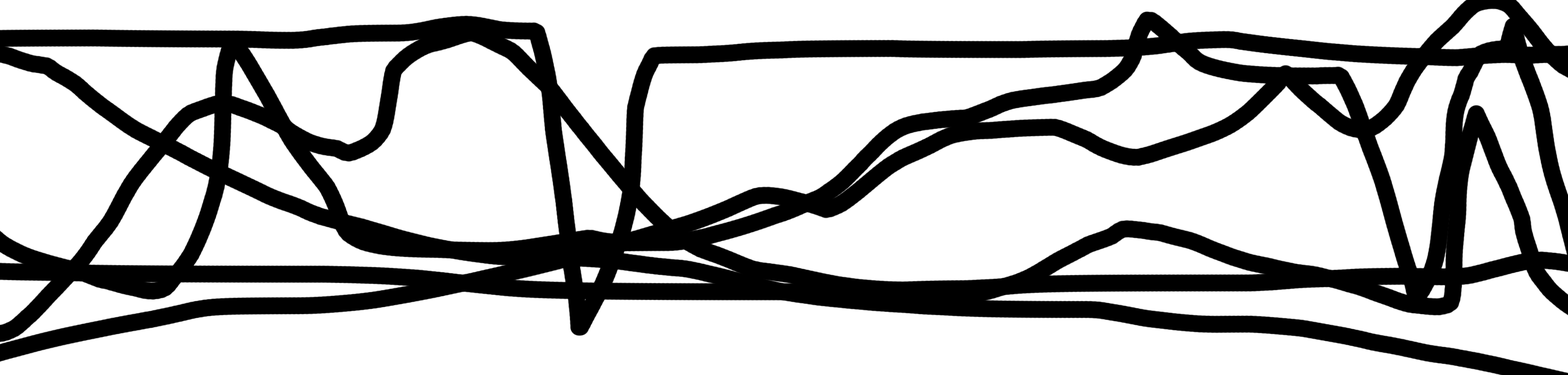
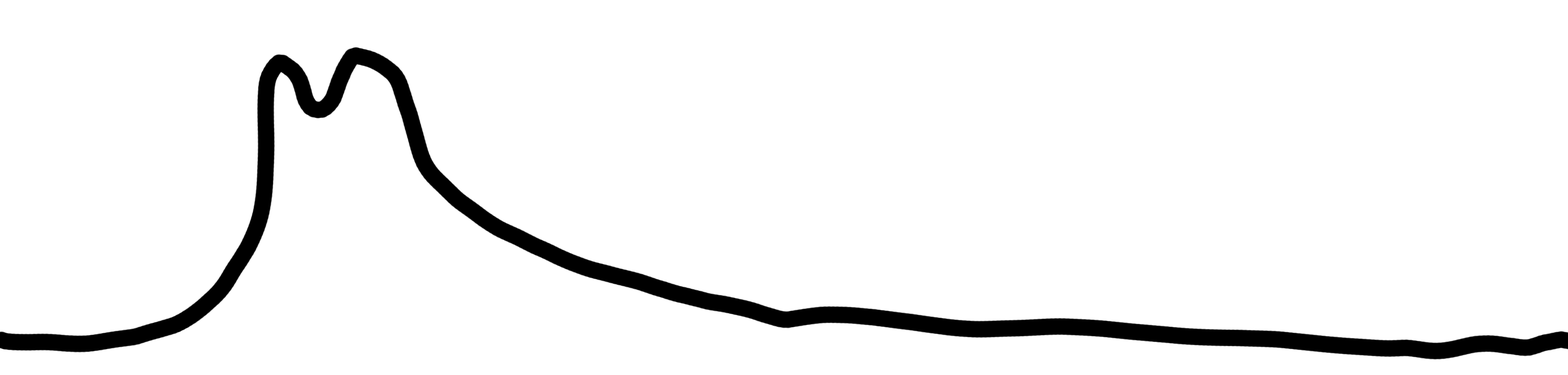
Two versions of the same layered image (1568px x 375px). Layer-by-layer changes:
hid "Layer 6" over [0, 10, 1568, 307]
hid "Layer 5" over [0, 15, 1568, 337]
hid "Layer 4" over [0, 250, 1568, 302]
hid "Layer 2" over [0, 0, 1568, 363]
hid "Layer 1" over [0, 43, 1568, 375]
hid "Background copy" over [0, 0, 1568, 375]
added layer "Layer 13" above "Layer 12" over [0, 46, 1568, 360]
